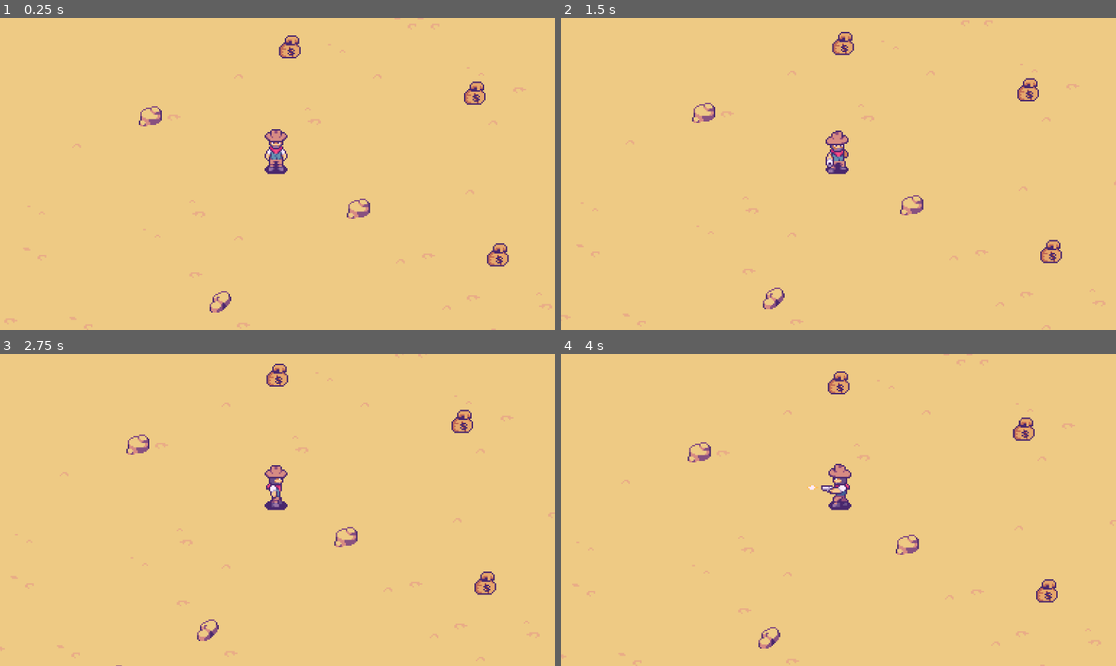
Above: before the commit, frames 1-4 (two rows, left to right).
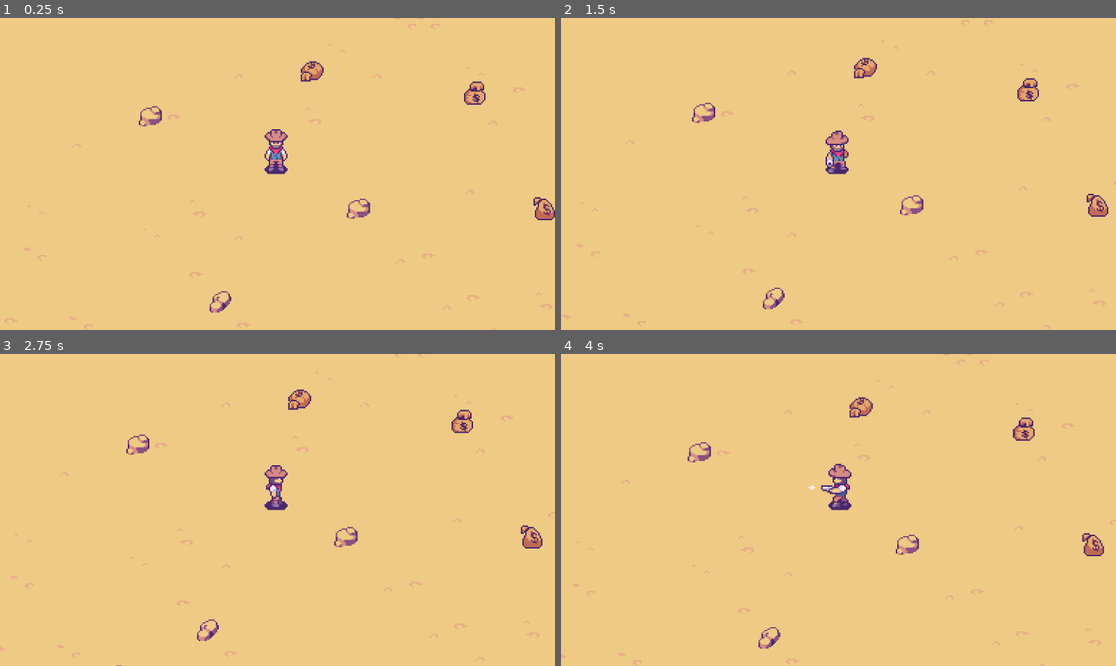
Above: after the commit, the same moments.

Repository: xv-k/TestGodot11h
Game: Godot game, scene res://Scenes/Levels/level.tscn
The game is run twice, just before and just after one commit, with the same random seed, the same clock (stepped at 60 frames per second) and the same inputs.
Inputs (mouse positions are in pixels of both pictures, inside the frame that each line leads up to):
- Up to frame 1 (0.25 s): no input
- Up to frame 2 (1.5 s): move the mouse to (960, 158) at 0.52 s; hold D (right) 0.53-1.28 s; click (960, 158) at 0.6 s; move the mouse to (727, 189) at 1.27 s; hold S (down) from 1.28 s (still down); click (727, 189) at 1.35 s
- Up to frame 3 (2.75 s): move the mouse to (333, 441) at 2.02 s; release S (down) at 2.03 s; hold D (right) from 2.03 s (still down); click (333, 441) at 2.1 s
- Up to frame 4 (4 s): move the mouse to (810, 572) at 2.77 s; release D (right) at 2.78 s; hold W (up) 2.78-3.53 s; click (810, 572) at 2.85 s; move the mouse to (1005, 556) at 3.52 s; hold A (left) from 3.53 s (still down); click (1005, 556) at 3.6 s

The runs differ from the first frame. In frame 1, 0.9% of the frame differs, in the area x 50-100%, y 5-80%; in frame 2, 0.9%; in frame 3, 0.9%; in frame 4, 0.9%, in the area x 48-98%, y 5-80%.

Commit message:
fixed money bags + added bullet (not in use yet)

Diff:
--- a/Scenes/Levels/level.gd
+++ b/Scenes/Levels/level.gd
@@ -1,7 +1,15 @@
 extends Node2D
 
 var money = 0
+var bullet_scene: PackedScene = preload("res://Scenes/bullet.tscn")
 
 func _on_bag_of_money_player_entered(body):
 	money += 100
 	print(str(money) + "$")
+
+
+func _on_player_shoot_bullet():
+	#var bullet = bullet_scene.instantiate()
+	#bullet.position = $Player.position
+	#add_child(bullet)
+	print("bullet shot from player in level")
--- a/Scenes/Levels/level.tscn
+++ b/Scenes/Levels/level.tscn
@@ -3712,10 +3712,12 @@
 position = Vector2(136, -56)
 
 [node name="BagOfMoney2" parent="." instance=ExtResource("3_jgqms")]
-position = Vector2(8, -88)
+position = Vector2(184, 24)
+sprite_frame = 2
 
 [node name="BagOfMoney3" parent="." instance=ExtResource("3_jgqms")]
-position = Vector2(152, 56)
+position = Vector2(24, -72)
+sprite_frame = 3
 
 [node name="Player" parent="." instance=ExtResource("1_roe4m")]
 
@@ -3723,3 +3725,6 @@
 zoom = Vector2(3, 3)
 
 [connection signal="player_entered" from="BagOfMoney" to="." method="_on_bag_of_money_player_entered"]
+[connection signal="player_entered" from="BagOfMoney2" to="." method="_on_bag_of_money_player_entered"]
+[connection signal="player_entered" from="BagOfMoney3" to="." method="_on_bag_of_money_player_entered"]
+[connection signal="shoot_bullet" from="Player" to="." method="_on_player_shoot_bullet"]
--- a/Scenes/bag_of_money.gd
+++ b/Scenes/bag_of_money.gd
@@ -1,8 +1,13 @@
 extends StaticBody2D
 
 signal player_entered(body)
+@export var sprite_frame = 1
+
+func _ready():
+	$Sprite2D.frame = sprite_frame
 
 func _on_area_2d_body_entered(body):
 	$Sprite2D.set_frame(0)
-	$Area2D/CollisionShape2D.disabled = true
+	#$Area2D/CollisionShape2D.disabled = true
+	$Area2D/CollisionShape2D.set_deferred("disabled", true)
 	player_entered.emit(body)
--- /dev/null
+++ b/Scenes/bullet.tscn
@@ -0,0 +1,17 @@
+[gd_scene load_steps=2 format=3 uid="uid://71isu7gr6b3d"]
+
+[sub_resource type="CapsuleShape2D" id="CapsuleShape2D_abc1d"]
+radius = 1.0
+height = 4.0
+
+[node name="Bullet" type="Area2D"]
+
+[node name="Polygon2D" type="Polygon2D" parent="."]
+position = Vector2(-2.84217e-14, -1)
+scale = Vector2(0.06, 0.06)
+color = Color(0, 0, 0, 1)
+polygon = PackedVector2Array(11, -6, -5, -6, -21, -6, -37, 10, -37, 26, -21, 42, -5, 42, 11, 42, 27, 42, 43, 42, 43, 26, 43, 10, 43, -6, 27, -6)
+
+[node name="CollisionShape2D" type="CollisionShape2D" parent="."]
+rotation = 1.5708
+shape = SubResource("CapsuleShape2D_abc1d")
--- a/Scenes/player.gd
+++ b/Scenes/player.gd
@@ -1,6 +1,8 @@
 extends CharacterBody2D
 
 @onready var timer = $AnimatedSprite2D/Timer
+
+signal shoot_bullet
 
 @onready var animated_sprite:AnimatedSprite2D = $AnimatedSprite2D
 const SPEED = 35.0
@@ -19,7 +21,8 @@
 
 	#shoot animation is not working properly
 	if (Input.is_action_just_pressed("shoot") and !shoot):
-		print("shoot_" + last_movement)
+		shoot_bullet.emit()
+		#print("shoot_" + last_movement)
 		#animated_sprite.stop()
 		animated_sprite.flip_h = last_flip
 		animated_sprite.play("shoot_" + last_movement)
